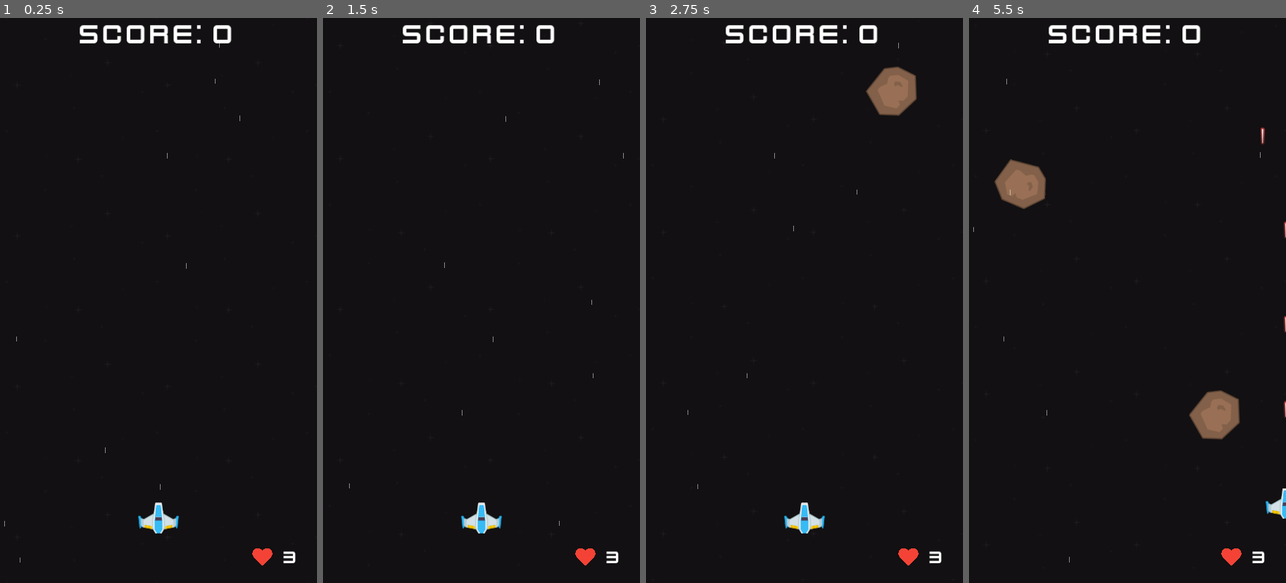
Above: before the commit, frames 1-4 (left to right).
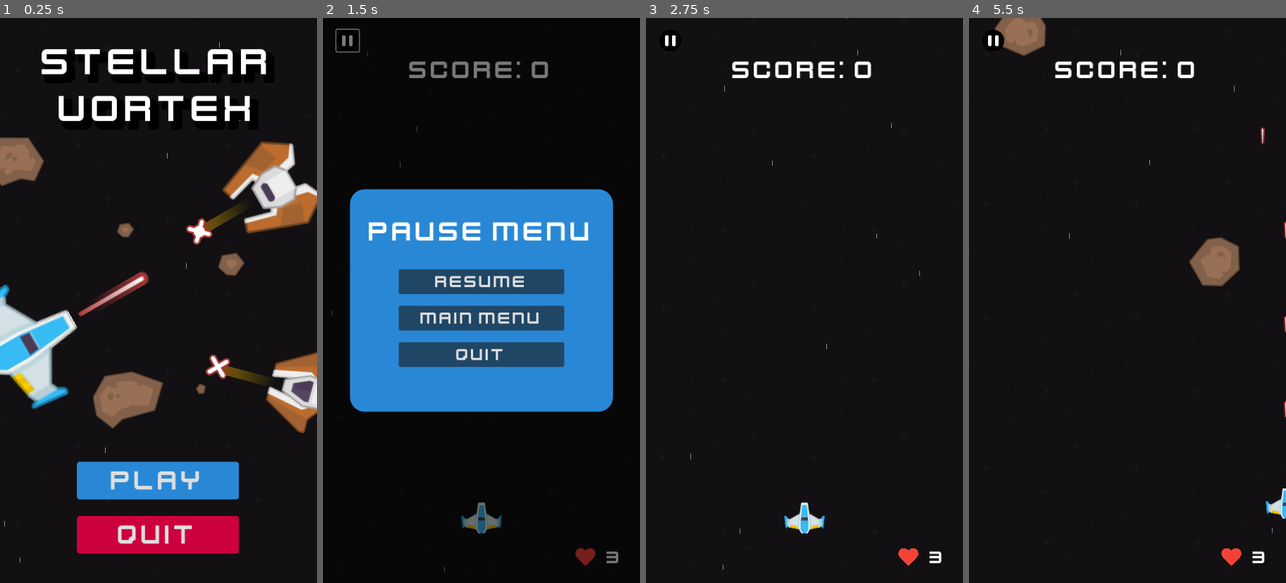
Above: after the commit, the same moments.

Repository: UnusualTitan711x/Stellar-Vortex
Game: Godot game, scene res://scenes/start_menu.tscn
Two runs of this game, one before a commit and one after it. Both use one fixed random seed, a clock stepped at 60 frames per second and the inputs below. Before the commit the project starts from res://scenes/game.tscn.
Inputs (mouse positions are in pixels of both pictures, inside the frame that each line leads up to):
- Up to frame 1 (0.25 s): no input
- Up to frame 2 (1.5 s): click (481, 481) at 0.5 s, where only the run after the commit has a clickable "Play"; click (348, 40) at 1.27 s
- Up to frame 3 (2.75 s): click (804, 283) at 2 s, where only the run after the commit has a clickable "RESUME"
- Up to frame 4 (5.5 s): tap Enter at 2.75 s; hold D (move_right) 2.78-3.53 s; hold Space (shoot) 2.78-3.53 s; hold S (move_down) 3.53-4.28 s; tap Space (shoot) at 3.6, 5.1 s; hold D (move_right) 4.28-5.03 s; hold Space (shoot) 4.28-5.03 s; hold W (move_up) from 5.03 s (still down)

The runs differ from the first frame. In frame 1, 22% of the frame differs, in the area x 0-100%, y 1-97%; in frame 2, 35%, in the area x 2-95%, y 1-99%; in frame 3, 2.6%; in frame 4, 5.5%.

Commit message:
added a start menu and pause menu

Diff:
--- a/project.godot
+++ b/project.godot
@@ -11,7 +11,7 @@
 [application]
 
 config/name="Stellar Vortex"
-run/main_scene="res://scenes/game.tscn"
+run/main_scene="res://scenes/start_menu.tscn"
 config/features=PackedStringArray("4.3", "Forward Plus")
 config/icon="res://icon.svg"
 
@@ -27,7 +27,7 @@
 
 [input]
 
-quit={
+pause={
 "deadzone": 0.5,
 "events": [Object(InputEventKey,"resource_local_to_scene":false,"resource_name":"","device":-1,"window_id":0,"alt_press …(195 unchanged characters)…
 ]
--- a/scenes/game.tscn
+++ b/scenes/game.tscn
@@ -20,6 +20,7 @@
 [ext_resource type="AudioStream" uid="uid://c7bdlw8yadp2o" path="res://assets/kenney_space-shooter-redux/Bonus/powerUp.wav" id="12_yvfjq"]
 [ext_resource type="AudioStream" uid="uid://cefrodfkbo42w" path="res://assets/kenney_space-shooter-redux/Bonus/explosion2.wav" id="13_0pmqv"]
 [ext_resource type="AudioStream" uid="uid://opjqyt4wj431" path="res://assets/kenney_space-shooter-redux/Bonus/heartUp.wav" id="13_la5cw"]
+[ext_resource type="PackedScene" uid="uid://clu452npx7e0q" path="res://scenes/pause_menu.tscn" id="19_dfp63"]
 
 [sub_resource type="ParticleProcessMaterial" id="ParticleProcessMaterial_vcr1u"]
 particle_flag_disable_z = true
@@ -81,6 +82,10 @@
 [node name="GameOverScreen" parent="UILayer" instance=ExtResource("5_c0evw")]
 visible = false
 
+[node name="PauseMenu" parent="UILayer" instance=ExtResource("19_dfp63")]
+process_mode = 2
+visible = false
+
 [node name="EnemySpawnTimer" type="Timer" parent="."]
 wait_time = 2.0
 autostart = true
@@ -138,6 +143,11 @@
 [node name="SpawnPoint6" type="Marker2D" parent="SpawnPointContainer"]
 position = Vector2(498, -20)
 
+[connection signal="pressed" from="UILayer/HUD/Pause" to="." method="pause_game"]
+[connection signal="pressed" from="UILayer/PauseMenu/Panel/MarginContainer/VBoxContainer/Resume" to="." method="resume_game"]
 [connection signal="timeout" from="EnemySpawnTimer" to="." method="_on_enemy_spawn_timer_timeout"]
 [connection signal="timeout" from="SpaceshipSpawnTimer" to="." method="_on_spaceship_spawn_timer_timeout"]
 [connection signal="timeout" from="PowerUpTimer" to="." method="_on_power_up_timer_timeout"]
+
+[editable path="UILayer/HUD"]
+[editable path="UILayer/PauseMenu"]
--- a/scenes/hud.tscn
+++ b/scenes/hud.tscn
@@ -1,12 +1,13 @@
-[gd_scene load_steps=6 format=3 uid="uid://de0fsajx48dm3"]
+[gd_scene load_steps=7 format=3 uid="uid://de0fsajx48dm3"]
 
 [ext_resource type="Script" path="res://scripts/hud.gd" id="1_6q7gl"]
 [ext_resource type="FontFile" uid="uid://dgooqrs37y3ro" path="res://assets/kenney_space-shooter-redux/Bonus/kenvector_future.ttf" id="2_ye80m"]
 [ext_resource type="Texture2D" uid="uid://w8sebownr5n4" path="res://assets/kenney_space-shooter-redux/Bonus/heart.png" id="3_stfxw"]
+[ext_resource type="Texture2D" uid="uid://dq8ds5xke0ue7" path="res://assets/kenney_space-shooter-redux/Bonus/pause.png" id="4_c1m66"]
 
 [sub_resource type="LabelSettings" id="LabelSettings_x8r83"]
 font = ExtResource("2_ye80m")
-font_size = 48
+font_size = 44
 
 [sub_resource type="LabelSettings" id="LabelSettings_x8t7m"]
 font = ExtResource("2_ye80m")
@@ -25,7 +26,8 @@
 layout_mode = 1
 anchors_preset = 10
 anchor_right = 1.0
-offset_bottom = 23.0
+offset_top = 62.0
+offset_bottom = 116.0
 grow_horizontal = 2
 text = "SCORE: 00000"
 label_settings = SubResource("LabelSettings_x8r83")
@@ -72,3 +74,16 @@
 position = Vector2(447, 915)
 scale = Vector2(0.0664062, 0.0664062)
 texture = ExtResource("3_stfxw")
+
+[node name="Pause" type="Button" parent="."]
+layout_mode = 0
+offset_left = 23.0
+offset_top = 20.0
+offset_right = 61.0
+offset_bottom = 57.0
+flat = true
+
+[node name="Sprite2D" type="Sprite2D" parent="Pause"]
+scale = Vector2(0.0722656, 0.0722656)
+texture = ExtResource("4_c1m66")
+centered = false
--- /dev/null
+++ b/scenes/pause_menu.tscn
@@ -0,0 +1,93 @@
+[gd_scene load_steps=5 format=3 uid="uid://clu452npx7e0q"]
+
+[ext_resource type="FontFile" uid="uid://dgooqrs37y3ro" path="res://assets/kenney_space-shooter-redux/Bonus/kenvector_future.ttf" id="1_cig5c"]
+[ext_resource type="Script" path="res://scripts/pause_menu.gd" id="1_mba1q"]
+
+[sub_resource type="StyleBoxFlat" id="StyleBoxFlat_fohwv"]
+bg_color = Color(0.160784, 0.533333, 0.839216, 1)
+corner_radius_top_left = 25
+corner_radius_top_right = 25
+corner_radius_bottom_right = 25
+corner_radius_bottom_left = 25
+
+[sub_resource type="LabelSettings" id="LabelSettings_io4ml"]
+font = ExtResource("1_cig5c")
+font_size = 48
+
+[node name="PauseMenu" type="Control"]
+layout_mode = 3
+anchors_preset = 15
+anchor_right = 1.0
+anchor_bottom = 1.0
+grow_horizontal = 2
+grow_vertical = 2
+script = ExtResource("1_mba1q")
+
+[node name="ColorRect" type="ColorRect" parent="."]
+layout_mode = 1
+anchors_preset = 15
+anchor_right = 1.0
+anchor_bottom = 1.0
+grow_horizontal = 2
+grow_vertical = 2
+color = Color(0, 0, 0, 0.521569)
+
+[node name="Panel" type="Panel" parent="."]
+layout_mode = 2
+offset_left = 46.0
+offset_top = 291.0
+offset_right = 494.0
+offset_bottom = 669.0
+theme_override_styles/panel = SubResource("StyleBoxFlat_fohwv")
+
+[node name="MarginContainer" type="MarginContainer" parent="Panel"]
+layout_mode = 1
+anchors_preset = 8
+anchor_left = 0.5
+anchor_top = 0.5
+anchor_right = 0.5
+anchor_bottom = 0.5
+offset_left = -141.0
+offset_top = -62.0
+offset_right = 141.0
+offset_bottom = 122.0
+grow_horizontal = 2
+grow_vertical = 2
+
+[node name="VBoxContainer" type="VBoxContainer" parent="Panel/MarginContainer"]
+layout_mode = 2
+theme_override_constants/separation = 20
+alignment = 1
+
+[node name="Resume" type="Button" parent="Panel/MarginContainer/VBoxContainer"]
+layout_mode = 2
+theme_override_fonts/font = ExtResource("1_cig5c")
+theme_override_font_sizes/font_size = 30
+text = "RESUME"
+
+[node name="MainMenu" type="Button" parent="Panel/MarginContainer/VBoxContainer"]
+layout_mode = 2
+theme_override_fonts/font = ExtResource("1_cig5c")
+theme_override_font_sizes/font_size = 30
+text = "Main Menu"
+
+[node name="Quit" type="Button" parent="Panel/MarginContainer/VBoxContainer"]
+layout_mode = 2
+theme_override_fonts/font = ExtResource("1_cig5c")
+theme_override_font_sizes/font_size = 30
+text = "Quit"
+
+[node name="Label" type="Label" parent="Panel"]
+layout_mode = 1
+anchors_preset = 10
+anchor_right = 1.0
+offset_top = 43.0
+offset_bottom = 101.0
+grow_horizontal = 2
+text = "Pause Menu"
+label_settings = SubResource("LabelSettings_io4ml")
+horizontal_alignment = 1
+vertical_alignment = 1
+
+[connection signal="pressed" from="Panel/MarginContainer/VBoxContainer/MainMenu" to="." method="_on_main_menu_pressed"]
+[connection signal="pressed" from="Panel/MarginContainer/VBoxContainer/Quit" to="." method="_on_quit_pressed"]
--- /dev/null
+++ b/scenes/start_menu.tscn
@@ -0,0 +1,46 @@
+[gd_scene load_steps=5 format=3 uid="uid://b3y5guwtgaqtf"]
+
+[ext_resource type="Texture2D" uid="uid://kc5tv8fkq4v8" path="res://assets/kenney_space-shooter-redux/Backgrounds/black.png" id="1_ef7mj"]
+[ext_resource type="Texture2D" uid="uid://c66d2e5cvb6rv" path="res://assets/kenney_space-shooter-redux/Bonus/bitmap.png" id="2_l7q76"]
+[ext_resource type="PackedScene" uid="uid://bwbkhnk6dcv1h" path="res://scenes/start_menu_screen.tscn" id="3_aqnmg"]
+
+[sub_resource type="ParticleProcessMaterial" id="ParticleProcessMaterial_wxlh6"]
+particle_flag_disable_z = true
+emission_shape = 3
+emission_box_extents = Vector3(270, 1, 0)
+direction = Vector3(0, 1, 0)
+spread = 0.0
+initial_velocity_min = 1000.0
+initial_velocity_max = 1000.0
+gravity = Vector3(0, 0, 0)
+scale_min = 0.5
+scale_max = 0.5
+
+[node name="StartMenu" type="Node2D"]
+
+[node name="ParallaxBackground" type="ParallaxBackground" parent="."]
+
+[node name="ParallaxLayer" type="ParallaxLayer" parent="ParallaxBackground"]
+motion_mirroring = Vector2(0, 960)
+
+[node name="Stars" type="Sprite2D" parent="ParallaxBackground/ParallaxLayer"]
+texture_repeat = 2
+texture = ExtResource("1_ef7mj")
+centered = false
+region_enabled = true
+region_rect = Rect2(0, 0, 540, 960)
+
+[node name="GPUParticles2D" type="GPUParticles2D" parent="."]
+position = Vector2(270, -50)
+amount = 20
+process_material = SubResource("ParticleProcessMaterial_wxlh6")
+texture = ExtResource("2_l7q76")
+lifetime = 1.25
+preprocess = 5.0
+trail_lifetime = 0.02
+trail_sections = 2
+trail_section_subdivisions = 1
+
+[node name="UILayer" type="CanvasLayer" parent="."]
+
+[node name="StartMenuScreen" parent="UILayer" instance=ExtResource("3_aqnmg")]
--- /dev/null
+++ b/scenes/start_menu_screen.tscn
@@ -0,0 +1,169 @@
+[gd_scene load_steps=18 format=3 uid="uid://bwbkhnk6dcv1h"]
+
+[ext_resource type="Texture2D" uid="uid://c4so0lf8d4ved" path="res://assets/kenney_space-shooter-redux/PNG/Enemies/enemyRed1.png" id="1_02bf3"]
+[ext_resource type="FontFile" uid="uid://dgooqrs37y3ro" path="res://assets/kenney_space-shooter-redux/Bonus/kenvector_future.ttf" id="1_7tyeh"]
+[ext_resource type="Script" path="res://scripts/start_menu_screen.gd" id="1_c1em6"]
+[ext_resource type="Texture2D" uid="uid://kt0c4fffx8dp" path="res://assets/kenney_space-shooter-redux/PNG/playerShip1_blue.png" id="2_dpa6o"]
+[ext_resource type="Texture2D" uid="uid://dtq22hco54tj0" path="res://assets/kenney_space-shooter-redux/PNG/Lasers/laserRed01.png" id="3_p8unt"]
+[ext_resource type="Texture2D" uid="uid://cfdg0sopdtnm" path="res://assets/kenney_space-shooter-redux/PNG/Enemies/enemyRed2.png" id="4_g8eui"]
+[ext_resource type="Texture2D" uid="uid://b8ttx1ar2gsam" path="res://assets/kenney_space-shooter-redux/PNG/Meteors/meteorBrown_big1.png" id="5_u2guy"]
+[ext_resource type="Texture2D" uid="uid://bfojfj10fqx8m" path="res://assets/kenney_space-shooter-redux/PNG/Meteors/meteorBrown_small2.png" id="6_gnm2f"]
+[ext_resource type="Texture2D" uid="uid://d2cfjmrhufdsd" path="res://assets/kenney_space-shooter-redux/PNG/Meteors/meteorBrown_tiny1.png" id="7_5ddhy"]
+[ext_resource type="Texture2D" uid="uid://brvdg15gvyunt" path="res://assets/kenney_space-shooter-redux/PNG/Meteors/meteorBrown_med3.png" id="8_lvnlv"]
+[ext_resource type="Texture2D" uid="uid://cuabv7f5kte7e" path="res://assets/kenney_space-shooter-redux/PNG/Meteors/meteorBrown_big2.png" id="9_by1sy"]
+[ext_resource type="Texture2D" uid="uid://dshu8jtqh4qr7" path="res://assets/kenney_space-shooter-redux/PNG/Effects/fire00.png" id="10_06u56"]
+[ext_resource type="Texture2D" uid="uid://3kcfxetlxrq0" path="res://assets/kenney_space-shooter-redux/PNG/Lasers/laserRed10.png" id="11_nnwxg"]
+[ext_resource type="Texture2D" uid="uid://de3mexywberol" path="res://assets/kenney_space-shooter-redux/PNG/Lasers/laserRed11.png" id="12_7agn5"]
+
+[sub_resource type="LabelSettings" id="LabelSettings_u27ql"]
+font = ExtResource("1_7tyeh")
+font_size = 68
+outline_color = Color(0, 0, 0, 1)
+shadow_size = 20
+shadow_color = Color(0, 0, 0, 1)
+shadow_offset = Vector2(10, 10)
+
+[sub_resource type="StyleBoxFlat" id="StyleBoxFlat_sjlyw"]
+bg_color = Color(0.160784, 0.533333, 0.839216, 1)
+corner_radius_top_left = 5
+corner_radius_top_right = 5
+corner_radius_bottom_right = 5
+corner_radius_bottom_left = 5
+corner_detail = 10
+
+[sub_resource type="StyleBoxFlat" id="StyleBoxFlat_muges"]
+bg_color = Color(0.804033, 0, 0.242918, 1)
+corner_radius_top_left = 5
+corner_radius_top_right = 5
+corner_radius_bottom_right = 5
+corner_radius_bottom_left = 5
+corner_detail = 10
+
+[node name="StartMenuScreen" type="Control"]
+layout_mode = 3
+anchors_preset = 15
+anchor_right = 1.0
+anchor_bottom = 1.0
+grow_horizontal = 2
+grow_vertical = 2
+script = ExtResource("1_c1em6")
+
+[node name="Sprites" type="Node2D" parent="."]
+
+[node name="EnemyRed1" type="Sprite2D" parent="Sprites"]
+position = Vector2(462, 293.406)
+rotation = 1.0472
+scale = Vector2(1.72035, 1.72035)
+texture = ExtResource("1_02bf3")
+
+[node name="PlayerShip1Blue" type="Sprite2D" parent="Sprites"]
+position = Vector2(52.9266, 551.177)
+rotation = 1.0472
+scale = Vector2(2.16557, 2.16557)
+texture = ExtResource("2_dpa6o")
+
+[node name="LaserRed01" type="Sprite2D" parent="Sprites"]
+position = Vector2(193, 471)
+rotation = 1.0472
+scale = Vector2(2.5, 2.5)
+texture = ExtResource("3_p8unt")
+
+[node name="EnemyRed2" type="Sprite2D" parent="Sprites"]
+position = Vector2(515.658, 632.156)
+rotation = 1.8326
+scale = Vector2(1.36101, 1.36101)
+texture = ExtResource("4_g8eui")
+
+[node name="MeteorBrownBig1" type="Sprite2D" parent="Sprites"]
+position = Vector2(25, 244.406)
+texture = ExtResource("5_u2guy")
+
+[node name="MeteorBrownSmall2" type="Sprite2D" parent="Sprites"]
+position = Vector2(214, 360.406)
+texture = ExtResource("6_gnm2f")
+
+[node name="MeteorBrownTiny1" type="Sprite2D" parent="Sprites"]
+position = Vector2(342, 630.406)
+texture = ExtResource("7_5ddhy")
+
+[node name="MeteorBrownMed3" type="Sprite2D" parent="Sprites"]
+position = Vector2(394, 418.406)
+texture = ExtResource("8_lvnlv")
+
+[node name="MeteorBrownBig2" type="Sprite2D" parent="Sprites"]
+position = Vector2(218, 649)
+texture = ExtResource("9_by1sy")
+
+[node name="Fire00" type="Sprite2D" parent="Sprites"]
+position = Vector2(385, 337)
+rotation = 1.0472
+scale = Vector2(1, 2.48707)
+texture = ExtResource("10_06u56")
+
+[node name="Fire01" type="Sprite2D" parent="Sprites"]
+position = Vector2(423, 609)
+rotation = 1.8326
+scale = Vector2(1, 2.48707)
+texture = ExtResource("10_06u56")
+
+[node name="LaserRed10" type="Sprite2D" parent="Sprites"]
+position = Vector2(339, 363)
+rotation = -0.523599
+texture = ExtResource("11_nnwxg")
+
+[node name="LaserRed11" type="Sprite2D" parent="Sprites"]
+position = Vector2(371, 592)
+rotation = 0.261799
+texture = ExtResource("12_7agn5")
+
+[node name="Label" type="Label" parent="."]
+layout_mode = 1
+anchors_preset = 5
+anchor_left = 0.5
+anchor_right = 0.5
+offset_left = -270.0
+offset_right = 270.0
+offset_bottom = 229.0
+grow_horizontal = 2
+text = "STELLAR
+VORTEX"
+label_settings = SubResource("LabelSettings_u27ql")
+horizontal_alignment = 1
+vertical_alignment = 1
+
+[node name="Play" type="Button" parent="."]
+layout_mode = 1
+anchors_preset = 12
+anchor_top = 1.0
+anchor_right = 1.0
+anchor_bottom = 1.0
+offset_left = 131.0
+offset_top = -206.0
+offset_right = -133.0
+offset_bottom = -142.0
+grow_horizontal = 2
+grow_vertical = 0
+theme_override_fonts/font = ExtResource("1_7tyeh")
+theme_override_font_sizes/font_size = 48
+theme_override_styles/normal = SubResource("StyleBoxFlat_sjlyw")
+text = "Play"
+
+[node name="Quit" type="Button" parent="."]
+layout_mode = 1
+anchors_preset = 12
+anchor_top = 1.0
+anchor_right = 1.0
+anchor_bottom = 1.0
+offset_left = 131.0
+offset_top = -114.0
+offset_right = -133.0
+offset_bottom = -50.0
+grow_horizontal = 2
+grow_vertical = 0
+theme_override_fonts/font = ExtResource("1_7tyeh")
+theme_override_font_sizes/font_size = 48
+theme_override_styles/normal = SubResource("StyleBoxFlat_muges")
+text = "Quit"
+
+[connection signal="pressed" from="Play" to="." method="_on_play_pressed"]
+[connection signal="pressed" from="Quit" to="." method="_on_quit_pressed"]
--- a/scripts/game.gd
+++ b/scripts/game.gd
@@ -10,6 +10,7 @@
 @onready var spawn_timer = $EnemySpawnTimer
 @onready var hud = $UILayer/HUD
 @onready var game_over_screen = $UILayer/GameOverScreen
+@onready var pause_menu = $UILayer/PauseMenu
 @onready var parallax_bg = $ParallaxBackground
 @onready var ss_timer = $SpaceshipSpawnTimer
 
@@ -37,6 +38,8 @@
 var spawn_points
 var scroll_speed = 100
 
+var paused = false
+
 @export var powerup_duration = 5
 
 @export var meteor_scenes: Array[PackedScene] = []
@@ -57,7 +60,6 @@
 
 	# Whenever I set the score, it always take the formatting I made when creating score. Nice!
 	score = 0
-	# lives = 3
 
 	spawn_points = s_point_container.get_children()
 	print(spawn_points.size)
@@ -83,8 +85,11 @@
 
 # Process works every frame. Similar to Update() in Unity
 func _process(delta):
-	if Input.is_action_just_pressed("quit"):
-		get_tree().quit()
+	if Input.is_action_just_pressed("pause") and !game_over_screen.visible:
+		if paused == false:
+			pause_game()
+		else:
+			pause_game()
 	elif Input.is_action_just_pressed("reset"):
 		get_tree().reload_current_scene()
 
@@ -97,6 +102,16 @@
 
 	if parallax_bg.scroll_offset.y >= 960:
 		parallax_bg.scroll_offset.y = 0
+
+func pause_game():
+	get_tree().paused = true
+	paused = true
+	pause_menu.show()
+
+func resume_game():
+	get_tree().paused = false
+	paused = false
+	pause_menu.hide()
 
 func _on_player_laser_shot(laser_scene, location):
 	laser_sound.play()
--- a/scripts/game_over_screen.gd
+++ b/scripts/game_over_screen.gd
@@ -1,5 +1,4 @@
 extends Control
-
 
 func _on_retry_button_pressed() -> void:
 	get_tree().reload_current_scene()
--- /dev/null
+++ b/scripts/pause_menu.gd
@@ -0,0 +1,10 @@
+extends Control
+
+var start_scene = load("res://scenes/start_menu.tscn")
+
+func _on_main_menu_pressed() -> void:
+	get_tree().paused = false
+	get_tree().change_scene_to_packed(start_scene)
+
+func _on_quit_pressed() -> void:
+	get_tree().quit()
--- /dev/null
+++ b/scripts/start_menu_screen.gd
@@ -0,0 +1,8 @@
+extends Control
+
+func _on_play_pressed() -> void:
+	get_tree().change_scene_to_file("res://scenes/game.tscn")
+
+
+func _on_quit_pressed() -> void:
+	get_tree().quit()
Binary file added: assets/kenney_space-shooter-redux/Bonus/pause.png
Not shown, added: assets/kenney_space-shooter-redux/Bonus/pause.png.import
Not shown: 1 places in scenes/game.tscn that only renumber resources
